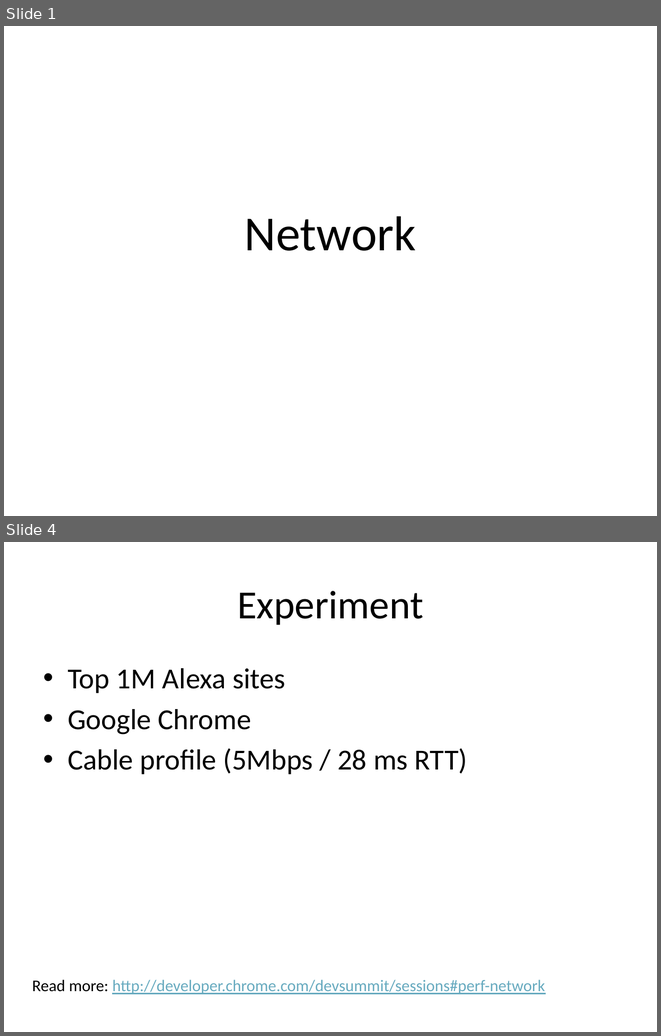
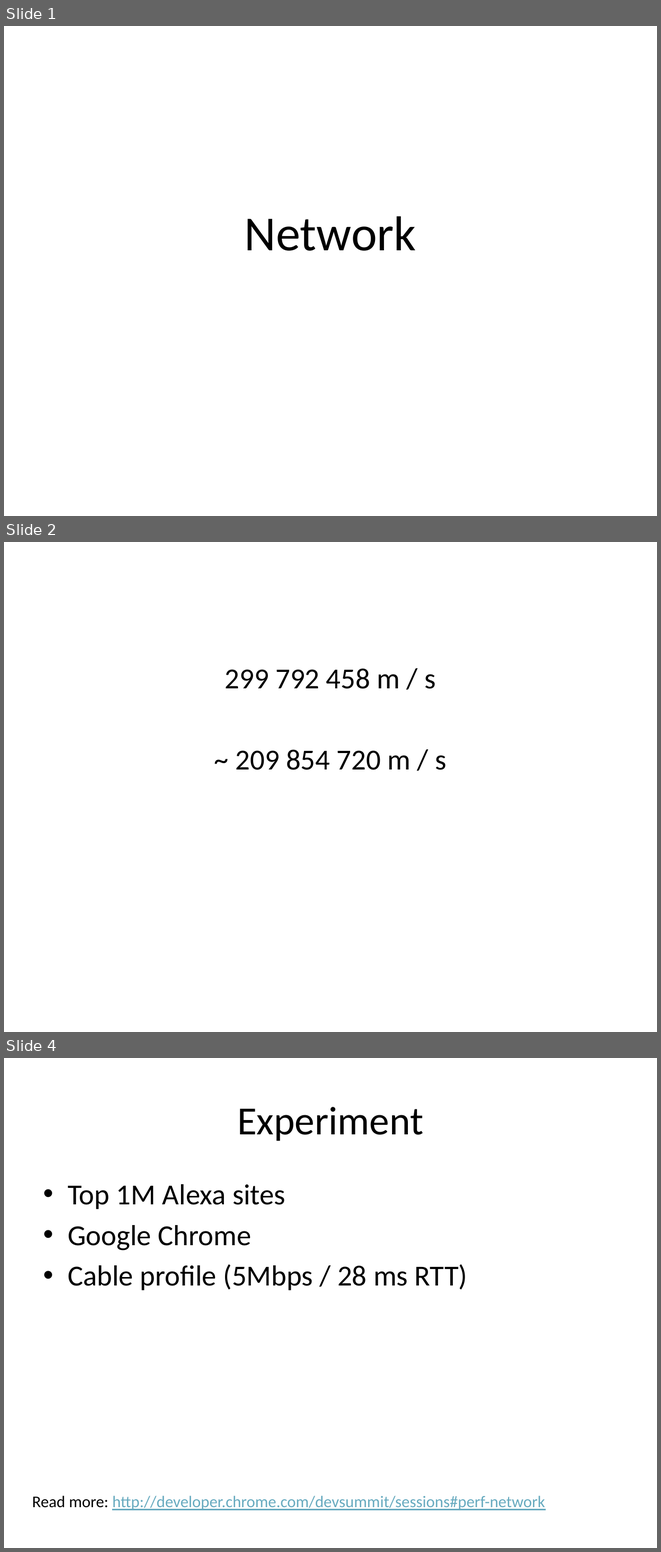
Before and after one commit to dzmitry-varabei/front-end-course, a slide deck: network.pptx. Shown one above the other, each under a label of ours: slides 1 and 4 before the commit, slides 1, 2 and 4 after it; the slides between them are not shown. The pictures are 661x1036 and 661x1552 pixels, drawn with LibreOffice and Linux fonts; fonts in the diff are those of the drawing. Boxes give left, top, right and bottom in pixels: in the first picture for what was removed or moved away, otherwise in the second. Text is boxed around its words. In the diff, an @@ line names an element or a change of style, - is before the commit and + after.

```diff
--- a/network.pptx
+++ b/network.pptx
@@ slide 2 added at [4,542,657,1032], background #FFFFFF @@
@@ text added at [225,668,446,770], 32 pt, text #000000 @@
+299 792 458 m / s
+~ 209 854 720 m / s
```
Also in this commit, not shown: 1 slide changed, 1 other slide added, 1 slide removed, 1 other file.
